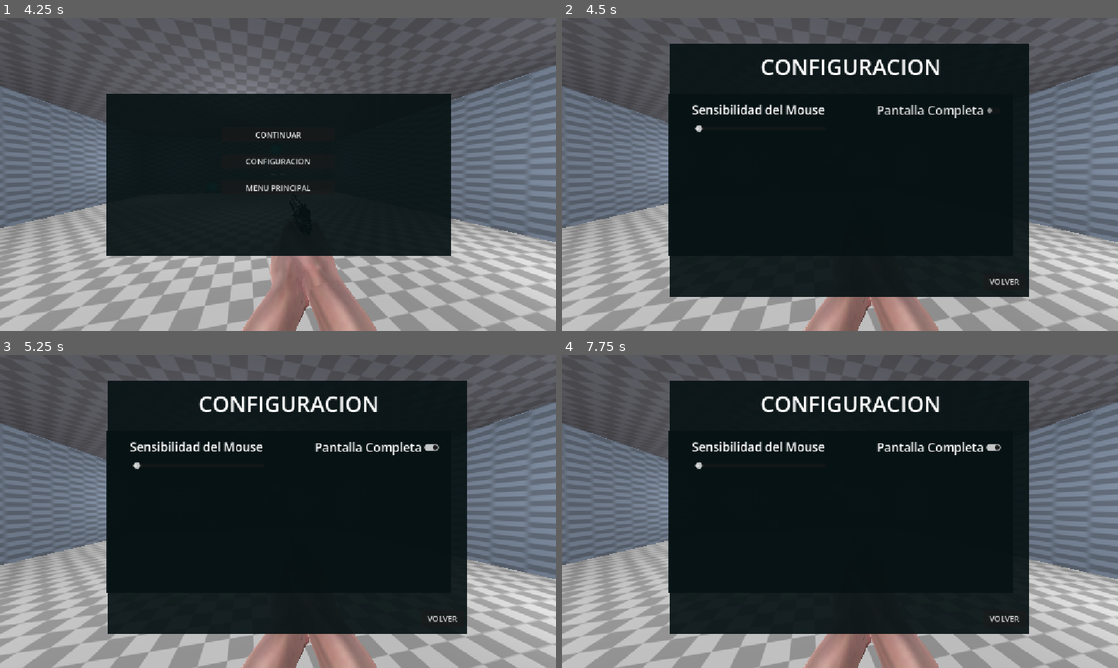
Above: before the commit, frames 1-4 (two rows, left to right).
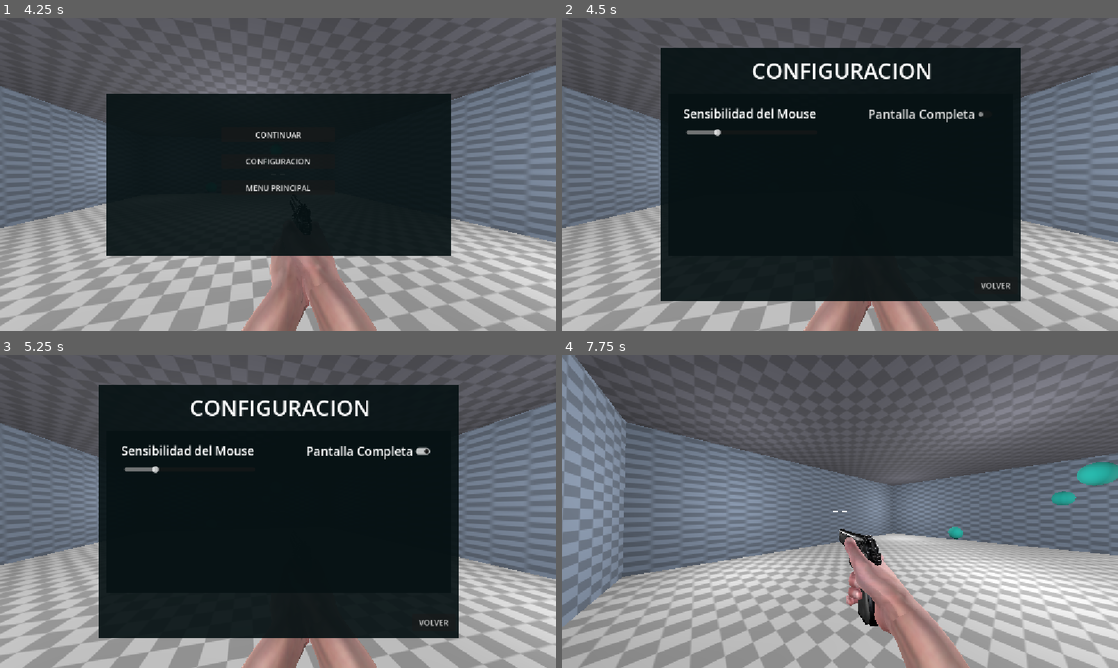
Above: after the commit, the same moments.

Repository: andrewtomas131-web/aimlabs
Game: Godot game, scene res://scenes/main.tscn
Same seed, same stepped clock (60 frames per second), same inputs: the game is played once before the commit and once after it.
Inputs (mouse positions are in pixels of both pictures, inside the frame that each line leads up to):
- Up to frame 1 (4.25 s): tap Enter (ui_accept) at 0.5, 0.77, 1.52, 3.02, 3.77 s; move the mouse to (305, 174) at 0.52 s; press the mouse at (305, 174) at 0.53 s; hold W (adelante) from 0.53 s (still down); move the mouse to (250, 174) at 1.27 s; release the mouse at (250, 174) at 1.28 s; tap F (inspeccionar) at 1.35, 2.85 s; move the mouse to (289, 168) at 2.02 s; press the mouse at (289, 168) at 2.03 s; move the mouse to (272, 180) at 2.77 s; release the mouse at (272, 180) at 2.78 s; move the mouse to (316, 177) at 3.52 s; press the mouse at (316, 177) at 3.53 s; tap Escape (ui_cancel) at 4.15 s
- Up to frame 2 (4.5 s): release W (adelante) at 4.25 s; release the mouse at (878, 177) at 4.25 s; click "CONFIGURACION" at 4.25 s
- Up to frame 3 (5.25 s): click "Pantalla Completa" at 5 s
- Up to frame 4 (7.75 s): click "VOLVER" at 5.75 s; click (840, 470) at 6.5 s, where only the run after the commit has a clickable "CONTINUAR"; tap Enter (ui_accept) at 7.25, 7.52 s; move the mouse to (673, 464) at 7.27 s; hold A (izquierda) from 7.28 s (still down); tap F (inspeccionar) at 7.35 s

Frame 1 is identical in both runs. In frame 2, 6.9% of the frame differs, in the area x 17-84%, y 8-91%; in frame 3, 7.0%; in frame 4, 76%, in the area x 0-100%, y 0-100%.

Commit message:
se agregaron las tres opciones principales al menu de pausa y la funcionalidad de cada una

Diff:
--- a/scenes/main.tscn
+++ b/scenes/main.tscn
@@ -152,9 +152,14 @@
 layout_mode = 2
 text = "MENU PRINCIPAL"
 
-[node name="PanelConfiguracion" parent="PauseMenu" unique_id=1671682763 instance=ExtResource("5_tbgi4")]
+[node name="PanelConfiguracion" parent="PauseMenu/Panel" unique_id=1671682763 instance=ExtResource("5_tbgi4")]
 process_mode = 2
 visible = false
+layout_mode = 0
+offset_left = -14.5
+offset_top = -95.5
+offset_right = 730.5
+offset_bottom = 427.5
 
 [connection signal="pressed" from="PauseMenu/Panel/VBoxContainer/ContinueButton" to="PauseMenu" method="_on_continue_button_pressed"]
 [connection signal="pressed" from="PauseMenu/Panel/VBoxContainer/SettingsButton" to="PauseMenu" method="_on_settings_button_pressed"]
--- a/scenes/settings.tscn
+++ b/scenes/settings.tscn
@@ -1,14 +1,17 @@
 [gd_scene format=3 uid="uid://bp55x6q060bj6"]
+
+[ext_resource type="Script" uid="uid://bffgrw0e8qt0r" path="res://scripts/settings.gd" id="1_5p8wc"]
 
 [sub_resource type="StyleBoxFlat" id="StyleBoxFlat_jwcav"]
 bg_color = Color(0.02745098, 0.07058824, 0.078431375, 0.92156863)
 
 [node name="PanelConfiguracion" type="Panel" unique_id=1671682763]
-offset_left = 223.0
-offset_top = 54.0
-offset_right = 968.0
-offset_bottom = 577.0
+offset_left = 204.0
+offset_top = 61.0
+offset_right = 949.0
+offset_bottom = 584.0
 theme_override_styles/panel = SubResource("StyleBoxFlat_jwcav")
+script = ExtResource("1_5p8wc")
 
 [node name="TituloConfiguracion" type="Label" parent="." unique_id=791806004]
 layout_mode = 0
@@ -34,6 +37,10 @@
 offset_top = 157.0
 offset_right = 324.0
 offset_bottom = 194.0
+min_value = 0.001
+max_value = 0.01
+step = 0.001
+value = 0.001
 
 [node name="CheckPantallaCompleta" type="CheckButton" parent="." unique_id=1303943269]
 layout_mode = 0
@@ -51,3 +58,7 @@
 offset_right = 739.0
 offset_bottom = 509.0
 text = "VOLVER"
+
+[connection signal="value_changed" from="SliderSensibilidad" to="." method="_on_slider_sensibilidad_value_changed"]
+[connection signal="toggled" from="CheckPantallaCompleta" to="." method="_on_check_pantalla_completa_toggled"]
+[connection signal="pressed" from="BtnVolver" to="." method="_on_btn_volver_pressed"]
--- a/scripts/pause_menu.gd
+++ b/scripts/pause_menu.gd
@@ -1,9 +1,12 @@
 extends CanvasLayer
 
 @onready var panel = $Panel
+@onready var panel_configuracion = $Panel/PanelConfiguracion
 
 func _ready() -> void:
 	panel.hide()
+	panel_configuracion.hide()
+	panel_configuracion.volver.connect(_on_configuracion_volver)
 
 func _unhandled_input(event: InputEvent) -> void:
 	if event.is_action_pressed("ui_cancel"):
@@ -30,8 +33,11 @@
 
 func _on_settings_button_pressed() -> void:
 	$Panel/VBoxContainer.hide()
-	$PanelConfiguracion.show()
+	$Panel/PanelConfiguracion.show()
 
+func _on_configuracion_volver() -> void:
+	$Panel/PanelConfiguracion.hide()
+	$Panel/VBoxContainer.show()
 
 func _on_main_menu_button_pressed() -> void:
 	get_tree().paused = false
--- /dev/null
+++ b/scripts/settings.gd
@@ -0,0 +1,23 @@
+extends Panel
+
+signal volver
+
+func _ready() -> void:
+	$SliderSensibilidad.value = GameSettings.mouse_sensitivity
+	$CheckPantallaCompleta.button_pressed = GameSettings.fullscreen
+
+func _on_btn_volver_pressed() -> void:
+	volver.emit()
+
+func _on_slider_sensibilidad_value_changed(value: float) -> void:
+	GameSettings.mouse_sensitivity = value
+	GameSettings.save_settings()
+
+func _on_check_pantalla_completa_toggled(toggled_on: bool) -> void:
+	GameSettings.fullscreen = toggled_on
+	GameSettings.save_settings()
+
+	if GameSettings.fullscreen:
+		DisplayServer.window_set_mode(DisplayServer.WINDOW_MODE_FULLSCREEN)
+	else:
+		DisplayServer.window_set_mode(DisplayServer.WINDOW_MODE_WINDOWED)
Not shown, added: scripts/settings.gd.uid
